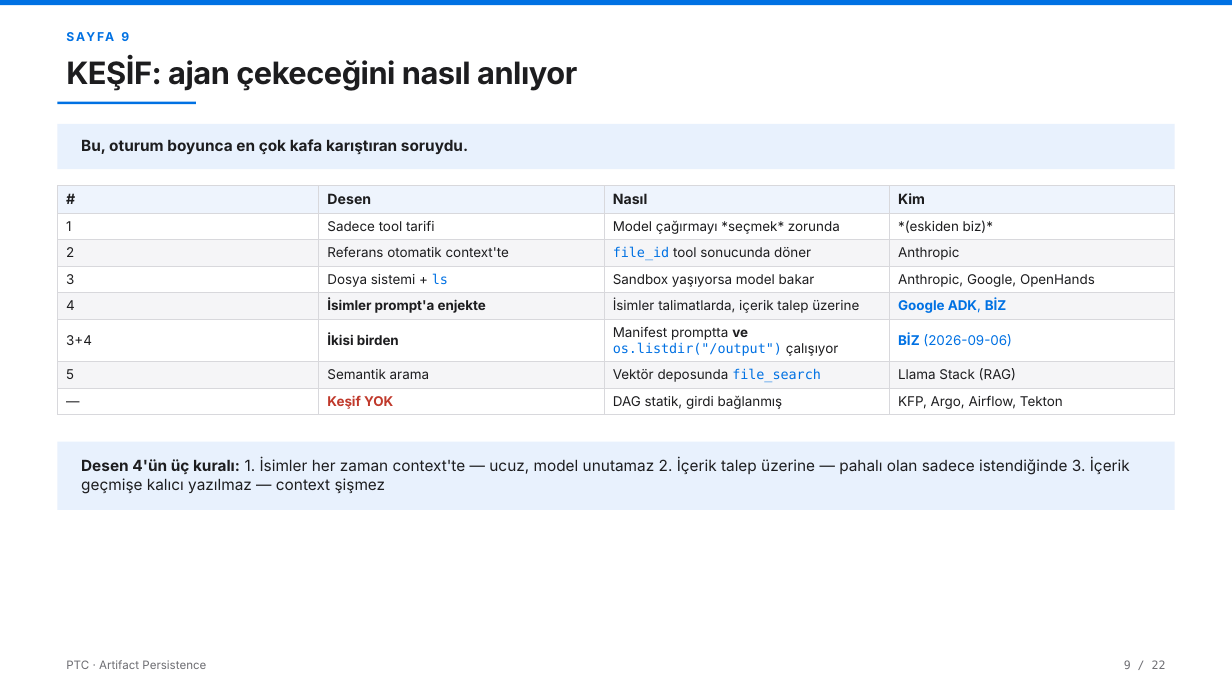
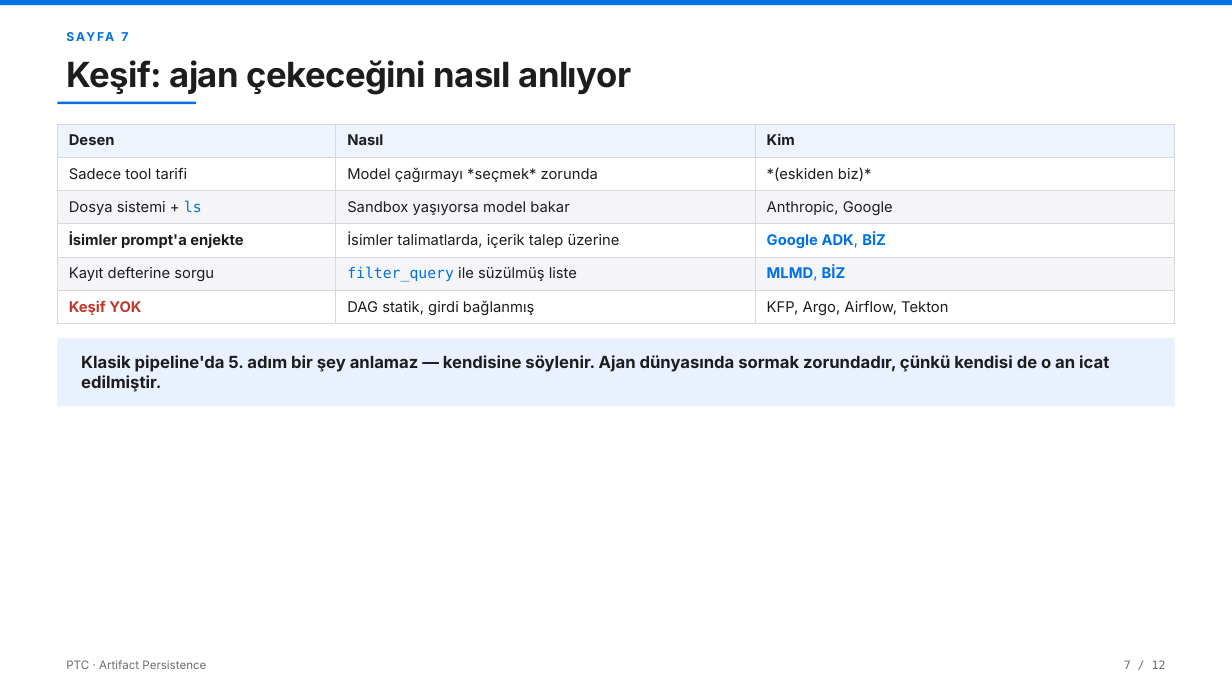
Before and after one commit to AltanReisoglu/Data-Science-Reports, a slide deck: slide 8 of ptc_art/PTC_Sunum_Karsilastirma.pptx (slide 12 before the commit). Drawn at 1232x693 pixels with LibreOffice and Linux fonts; fonts in the diff are those of the drawing. Boxes give left, top, right and bottom in pixels: in the first picture for what was removed or moved away, otherwise in the second. Text is boxed around its words. In the diff, an @@ line names an element or a change of style, - is before the commit and + after.

```diff
--- a/ptc_art/PTC_Sunum_Karsilastirma.pptx
+++ b/ptc_art/PTC_Sunum_Karsilastirma.pptx
@@ text at box(121, 32, 128, 41): text changed @@
-SAYFA 9
+SAYFA 7
@@ text at box(66, 60, 631, 95): text changed; size 24 to 27 pt @@
-KEŞİF: ajan çekeceğini nasıl anlıyor
+Keşif: ajan çekeceğini nasıl anlıyor
@@ table at box(57, 124, 1175, 319) @@
-# | Desen | Nasıl | Kim
-1 | Sadece tool tarifi | Model çağırmayı *seçmek* zorunda | *(eskiden biz)*
-2 | Referans otomatik context'te | file_id tool sonucunda döner | Anthropic
-3 | Dosya sistemi + ls | Sandbox yaşıyorsa model bakar | Anthropic, Google, OpenHands
-4 | İsimler prompt'a enjekte | İsimler talimatlarda, içerik talep üzerine | Google ADK, BİZ
-3+4 | İkisi birden | Manifest promptta ve os.listdir("/output") çalışıyor | BİZ (2026-09-06)
-5 | Semantik arama | Vektör deposunda file_search | Llama Stack (RAG)
-— | Keşif YOK | DAG statik, girdi bağlanmış | KFP, Argo, Airflow, Tekton
+Desen | Nasıl | Kim
+Sadece tool tarifi | Model çağırmayı *seçmek* zorunda | *(eskiden biz)*
+Dosya sistemi + ls | Sandbox yaşıyorsa model bakar | Anthropic, Google
+İsimler prompt'a enjekte | İsimler talimatlarda, içerik talep üzerine | Google ADK, BİZ
+Kayıt defterine sorgu | filter_query ile süzülmüş liste | MLMD, BİZ
+Keşif YOK | DAG statik, girdi bağlanmış | KFP, Argo, Airflow, Tekton
@@ table: place and size @@
-table at box(57, 186, 1176, 413)
+table at box(57, 124, 1175, 319)
@@ rectangle removed at box(57, 124, 1175, 169) @@
@@ text removed at box(81, 139, 468, 154) @@
-Bu, oturum boyunca en çok kafa karıştıran soruydu.
@@ rectangle: place and size @@
-rectangle at box(57, 442, 1175, 510)
+rectangle at box(57, 338, 1175, 407)
@@ text added at box(81, 355, 1109, 392), 13 pt, text #1D1D1F, bold @@
+Klasik pipeline'da 5. adım bir şey anlamaz — kendisine söylenir. Ajan dünyasında sormak zorundadır, çünkü kendisi de o an icat edilmiştir.
@@ text removed at box(81, 458, 1130, 494) @@
-Desen 4'ün üç kuralı: 1. İsimler her zaman context'te — ucuz, model unutamaz 2. İçerik talep üzerine — pahalı olan sadece istendiğinde 3. İçerik geçmişe kalıcı yazılmaz — context şişmez
@@ text at box(1124, 660, 1166, 669): text changed @@
-9 / 22
+7 / 12
```
Also in this commit, not shown: 5 other slides changed, 7 slides added, 24 slides removed, 7 other files.
